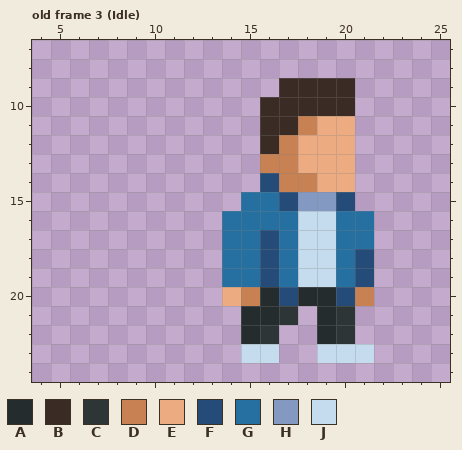
A pixel-art file gets an edit: Assets/Sprites & Tiles/Aseprite/H_Character_animations.aseprite. The first picture shows the starting point.
36x32 pixels, 40 frames. Shown: old frame 3 (Idle): x 4..25, y 7..24. The commit also changed other frames, which this record leaves out.
Palette (. is transparent): A #252c2e  B #3a2b24  C #2e3536  D #c78153  E #ecab81  F #254b79  G #2570a0  H #8399c2  J #c5dcee
Pixels before, old frame 3 (Idle), first column x 14:
 9 ...BBBB.
10 ..BBBBB.
11 ..BBDEE.
12 ..BDEEE.
13 ..DDEEE.
14 ..FDDEE.
15 .GGFHHF.
16 GGGGJJGG
17 GGFGJJGG
18 GGFGJJGF
19 GGFGJJGF
20 EDAFAAFD
21 .AAC.AC.
22 .AC..AC.
23 .JJ..JJJ
After the commit:
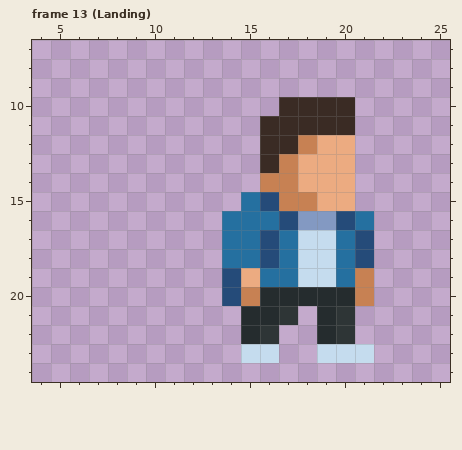
A new or re-ordered frame is compared with the old frame closest to it.
Author's note on the commit: Landing animations added. Dash slightly modyfied.
Change:
frames re-ordered
Frame 13 (Landing) against old frame 3 (Idle), layer "Character":
y 9: x 17..20 BBBB -> ....
y 10: x 16 B -> .
y 11: x 18..20 DEE -> BBB
y 12: x 17..18 DE -> BD
y 13: x 16 D -> B
y 14: x 16 F -> D; x 18 D -> E
y 15: x 16..20 GFHHF -> FDDEE
y 16: x 17..20 GJJG -> FHHF
y 17: x 21 G -> F
y 19: x 14..16 GGF -> FEG; x 21 F -> D
y 20: x 14 E -> F; x 17 F -> A; x 20 F -> A
